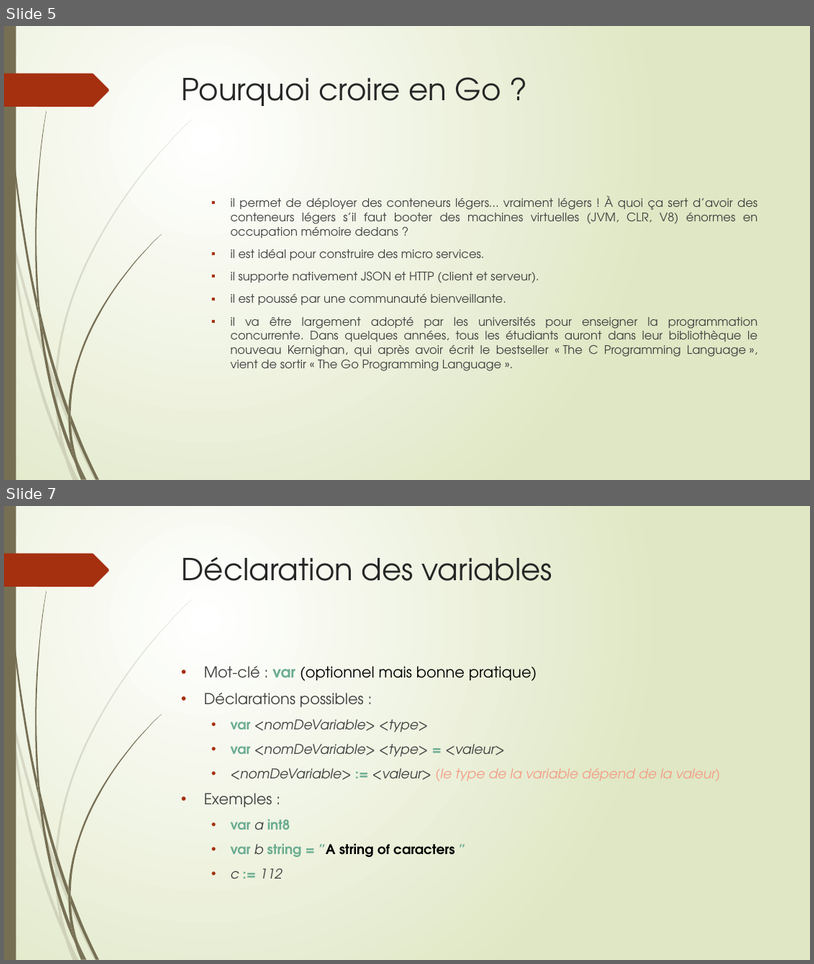
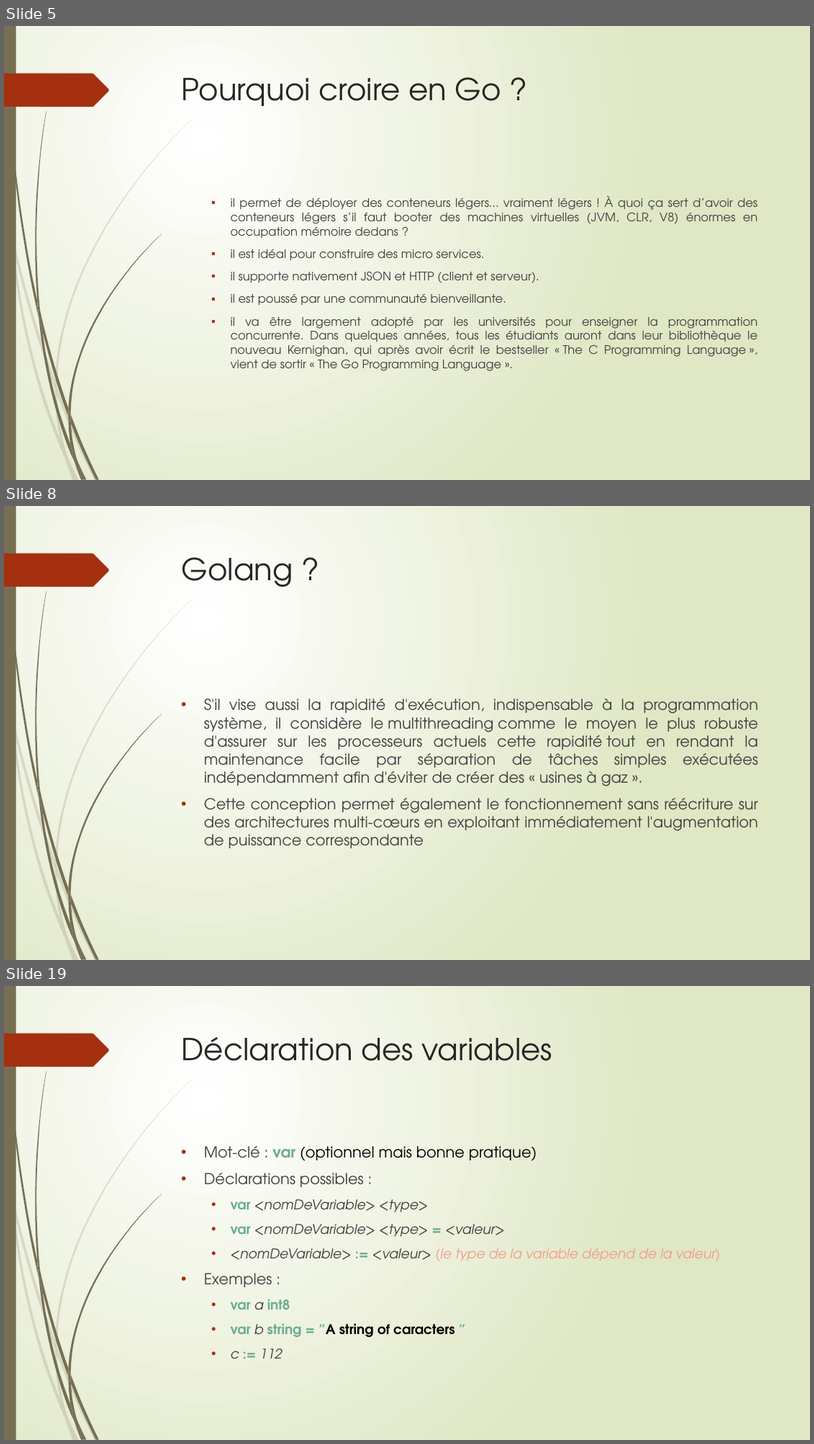
Before and after one commit to thierrydecker/learning-go, a slide deck: learning-go.pptx. Shown one above the other, each under a label of ours: slides 5 and 7 before the commit, slides 5, 8 and 19 after it; the slides between them are not shown. The pictures are 814x964 and 814x1444 pixels, drawn with LibreOffice and Linux fonts; fonts in the diff are those of the drawing. Boxes give left, top, right and bottom in pixels: in the first picture for what was removed or moved away, otherwise in the second. Text is boxed around its words. In the diff, an @@ line names an element or a change of style, - is before the commit and + after.

```diff
--- a/learning-go.pptx
+++ b/learning-go.pptx
@@ slide 8 added at [4, 506, 810, 960], background gradient #FFFFFF to #DFE8C4; not listed: 24 template elements that a slide beside it also shows @@
@@ title added at [182, 557, 293, 587], 36 pt, text #262626 @@
+Golang ?
@@ text added at [204, 698, 759, 848], 18 pt, text #404040 @@
+• S'il vise aussi la rapidité d'exécution, indispensable à la programmation système, il considère le multithreading comme le moyen le plus robuste d'assurer sur les processeurs actuels cette rapidité tout en rendant la maintenance facile par séparation de tâches simples exécutées indépendamment afin d'éviter de créer des « usines à gaz ».
+• Cette conception permet également le fonctionnement sans réécriture sur des architectures multi-cœurs en exploitant immédiatement l'augmentation de puissance correspondante
@@ what was slide 7 is now slide 19 @@
```
Also in this commit, not shown: 1 slide changed, 12 other slides added.
